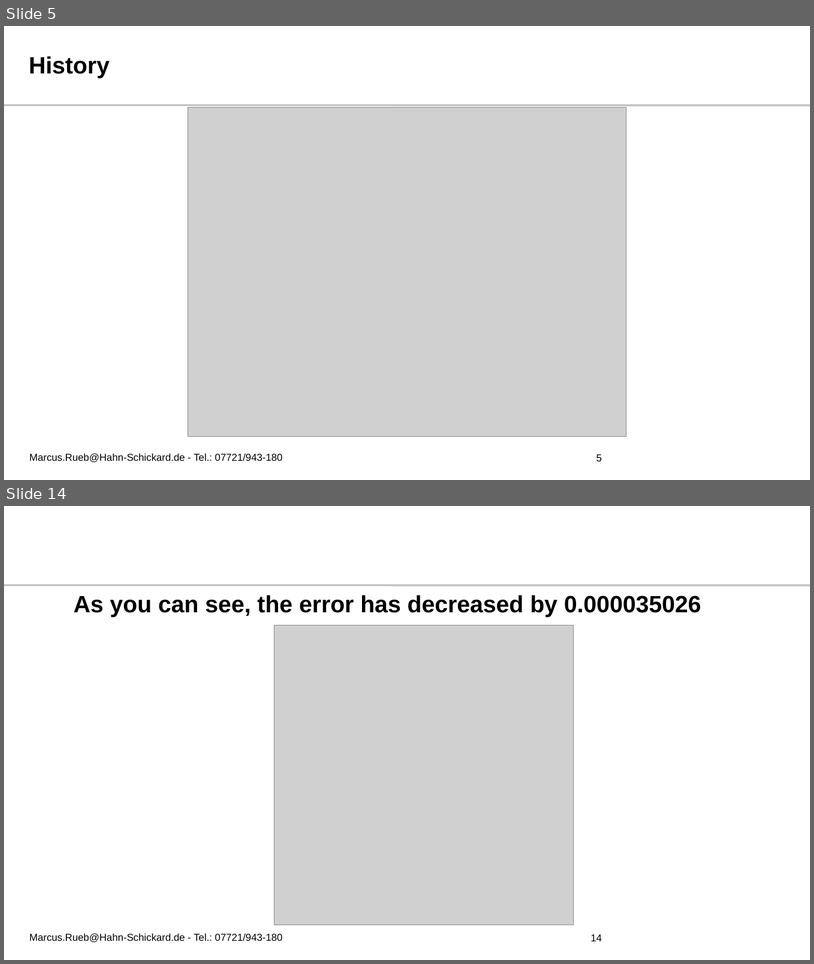
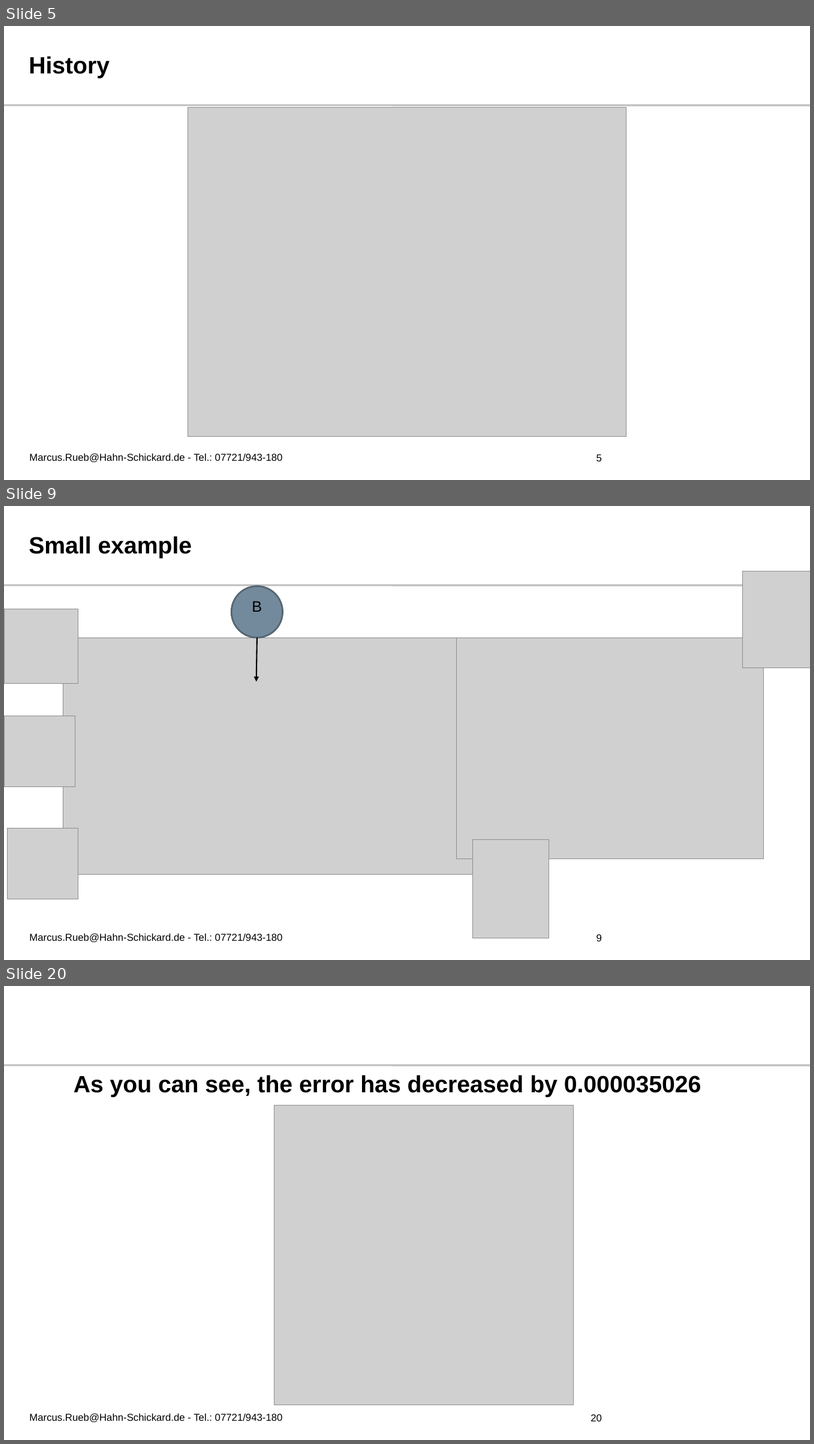
Before and after one commit to r1marcus/Fundamentals-of-Deep-Learning-HFU, a slide deck: Slides/03 - The Perceptron/The Perceptron.pptx. Shown one above the other, each under a label of ours: slides 5 and 14 before the commit, slides 5, 9 and 20 after it; the slides between them are not shown. The pictures are 814x964 and 814x1444 pixels, drawn with LibreOffice and Linux fonts; fonts in the diff are those of the drawing; grey boxes stand for pictures; background and template pictures are left out. Boxes give left, top, right and bottom in pixels: in the first picture for what was removed or moved away, otherwise in the second. Text is boxed around its words. In the diff, an @@ line names an element or a change of style, - is before the commit and + after.

```diff
--- a/Slides/03 - The Perceptron/The Perceptron.pptx
+++ b/Slides/03 - The Perceptron/The Perceptron.pptx
@@ slide 9 added at [4, 506, 810, 960], background #FFFFFF; not listed: 1 template element that a slide beside it also shows @@
@@ title added at [29, 536, 192, 558], 28 pt, text #000000, bold @@
+Small example
@@ picture added at [743, 571, 810, 667] @@
@@ ellipse added at [231, 586, 283, 637], fill #738A9C, outline #556673 2 pt, 18 pt, text #000000 @@
+B
@@ picture added at [4, 609, 78, 683] @@
@@ picture added at [63, 637, 473, 874] @@
@@ arrow added from (257, 637) to (256, 681), #000000 1.5 pt @@
@@ picture added at [457, 637, 764, 859] @@
@@ picture added at [4, 716, 75, 787] @@
@@ picture added at [7, 828, 78, 899] @@
@@ picture added at [473, 840, 549, 938] @@
@@ text added at [29, 933, 283, 942], 12 pt, text #000000 @@
+Marcus.Rueb@Hahn-Schickard.de - Tel.: 07721/943-180
@@ page number added at [597, 934, 602, 941], 12 pt, text #000000 @@
+9
@@ what was slide 14 is now slide 20 @@
@@ page number at [591, 1414, 602, 1421]: text changed @@
-14
+20
```
Also in this commit, not shown: 14 slides changed, 6 other slides added, 11 other files.
